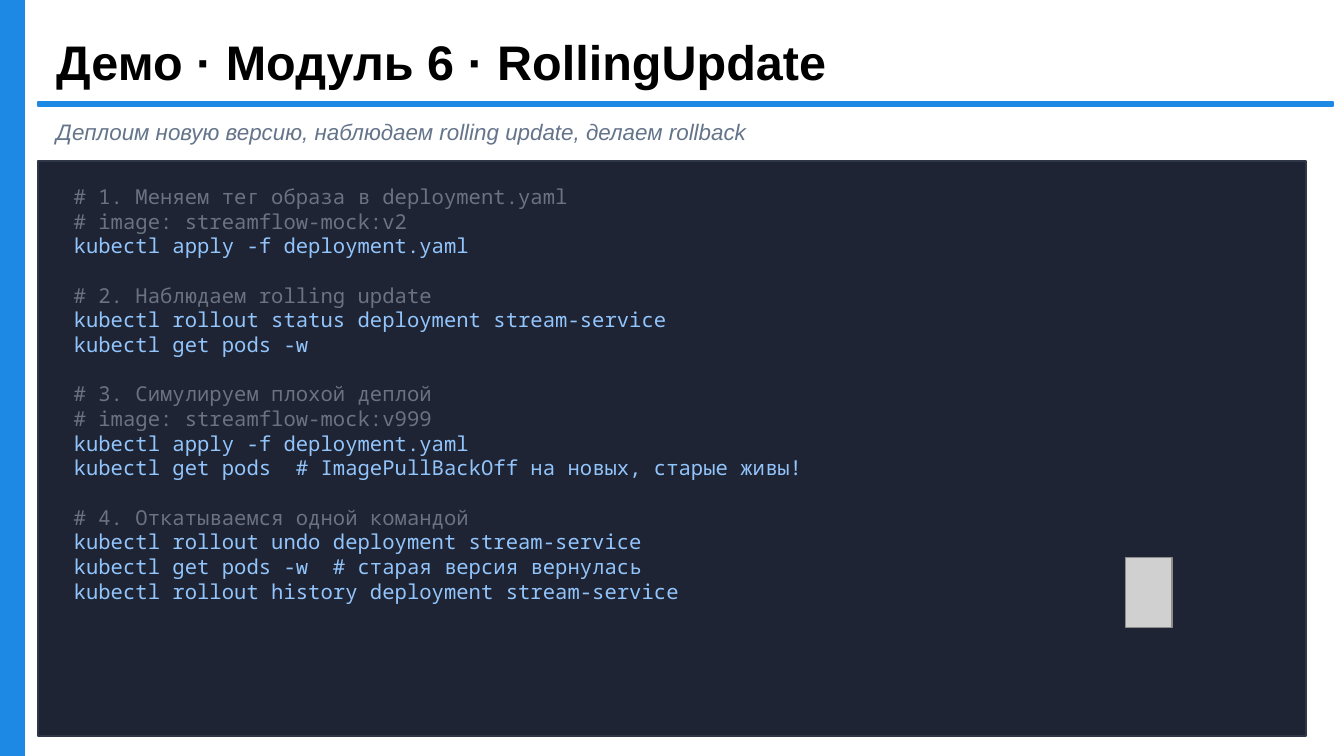
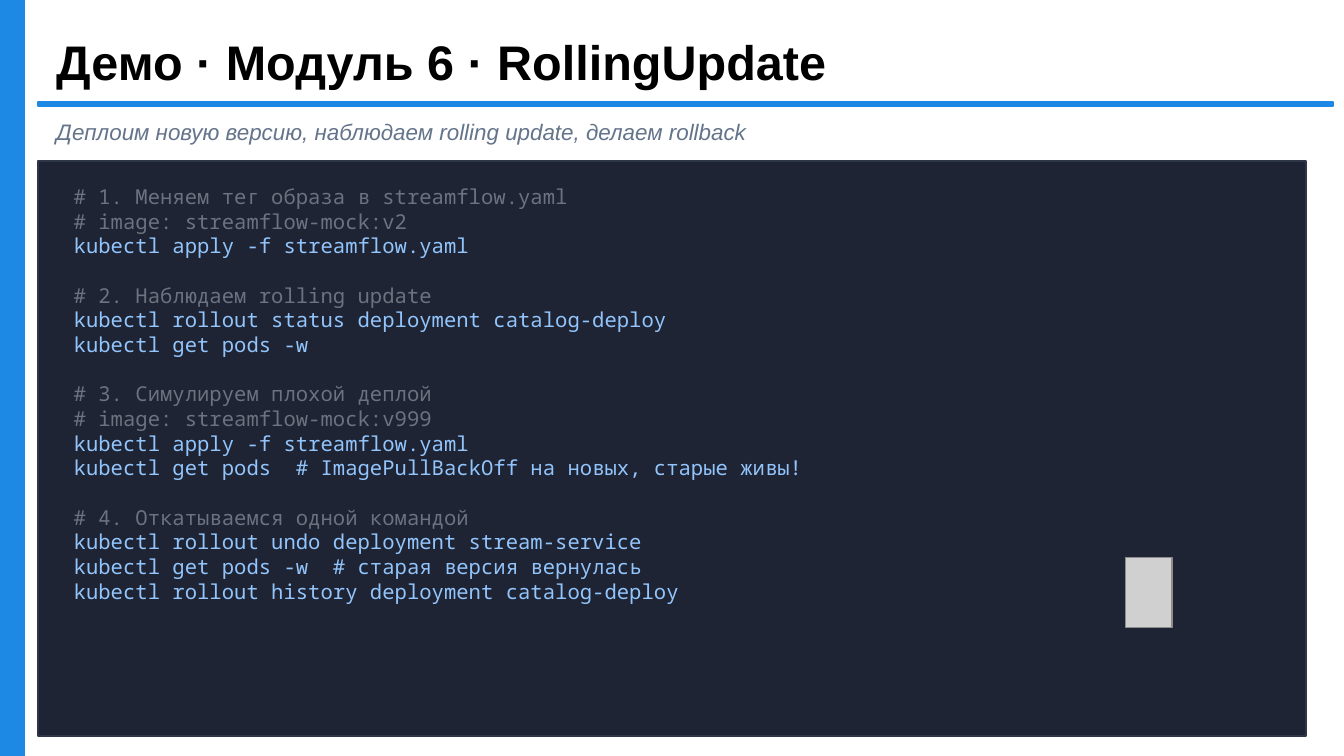
Before and after one commit to rkata-hexlet/webinars, a slide deck: slide 40 of k8s/streamflow_k8s_full.odp. Drawn at 1344x756 pixels with LibreOffice and Linux fonts; fonts in the diff are those of the drawing; grey boxes stand for pictures. Boxes give left, top, right and bottom in pixels: in the first picture for what was removed or moved away, otherwise in the second. Text is boxed around its words. In the diff, an @@ line names an element or a change of style, - is before the commit and + after.

```diff
--- a/k8s/streamflow_k8s_full.odp
+++ b/k8s/streamflow_k8s_full.odp
@@ text at (98,188,567,209): text changed @@
-# 1. Меняем тег образа в deployment.yaml
+# 1. Меняем тег образа в streamflow.yaml
@@ text at (74,237,469,258): text changed @@
-kubectl apply -f deployment.yaml
+kubectl apply -f streamflow.yaml
@@ text at (74,311,666,332): text changed @@
-kubectl rollout status deployment stream-service
+kubectl rollout status deployment catalog-deploy
@@ text at (74,435,469,456): text changed @@
-kubectl apply -f deployment.yaml
+kubectl apply -f streamflow.yaml
@@ text at (74,583,679,604): text changed @@
-kubectl rollout history deployment stream-service
+kubectl rollout history deployment catalog-deploy
```
Also in this commit, not shown: 5 other slides changed, 1 slide added, 1 slide removed, 16 other files.
